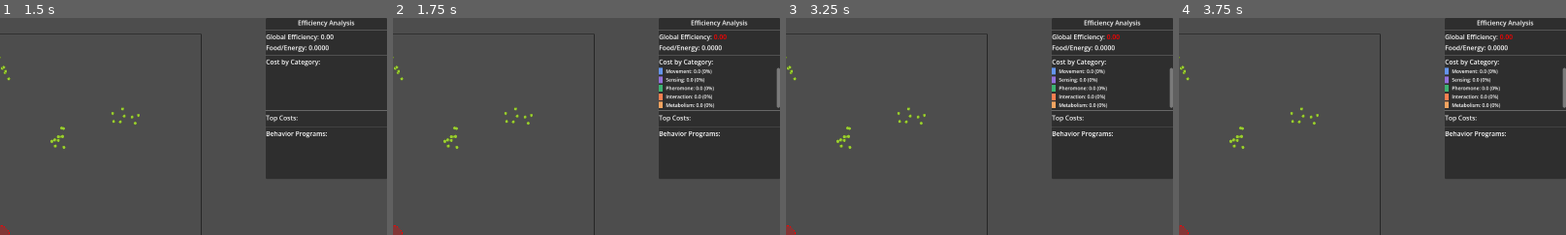
Above: before the commit, frames 1-4 (left to right).
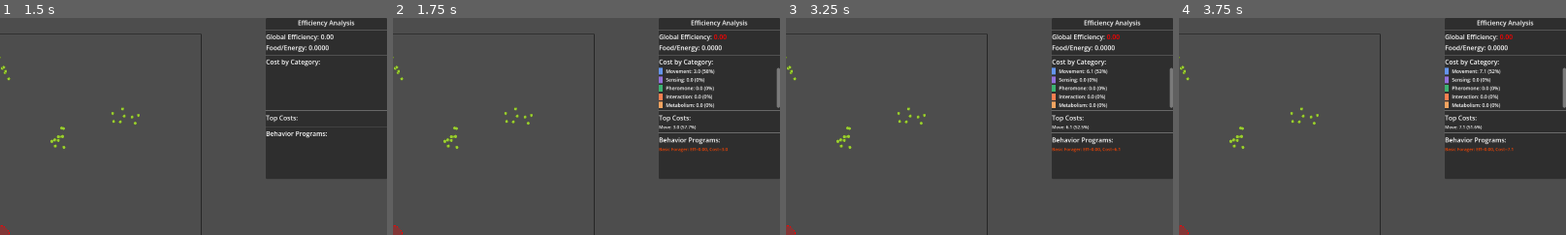
Above: after the commit, the same moments.

Repository: Ctharo/MoreAnts
Game: Godot game, scene res://scenes/main.tscn
Two runs of this game, one before a commit and one after it. Both use one fixed random seed, a clock stepped at 60 frames per second and the inputs below.
Inputs:
- Up to frame 1 (1.5 s): click "Spawn Food (F)" at 0.5 s; click "Show Efficiency Panel (E)" at 1.25 s
- Up to frame 2 (1.75 s): no input
- Up to frame 3 (3.25 s): click "Hide Efficiency Panel" at 2 s; click "Show Efficiency Panel" at 2.75 s
- Up to frame 4 (3.75 s): click "Pause" at 3.5 s
The pictures show only the part of the screen within x 50-100%, y 0-50%; the shares and areas given below are measured in that part.

Frame 1 is identical in both runs. In frame 2, 0.9% of the frame differs, in the area x 68-100%, y 23-63%; in frame 3, 0.9%; in frame 4, 0.9%.
Error before the commit: Invalid assignment of property or key 'tick_actions' with value of type 'Array' on a base object of type 'Resource (BehaviorState)'. (res://main.gd:295)

Commit message:
Add explicit array type annotations in forager creation
Explicitly cast arrays to their respective types (Array[BehaviorAction], Array[BehaviorTransition], Array[BehaviorState]) in the _create_default_forager function to improve type safety and clarity.

Diff:
--- a/main.gd
+++ b/main.gd
@@ -292,7 +292,7 @@
 	search_move.move_mode = 9  # WEIGHTED_BLEND
 	search_move.pheromone_name = "food_trail"
 	search_move.blend_weights = {"pheromone": 0.5, "random": 0.4, "nest": 0.1}
-	search_state.tick_actions = [search_move]
+	search_state.tick_actions = [search_move] as Array[BehaviorAction]
 
 	var found_food_trans = BehaviorTransitionScript.new()
 	found_food_trans.target_state = "Harvest"
@@ -311,7 +311,7 @@
 	low_energy_trans.condition = low_energy
 	low_energy_trans.priority = 5
 
-	search_state.transitions = [found_food_trans, low_energy_trans]
+	search_state.transitions = [found_food_trans, low_energy_trans] as Array[BehaviorTransition]
 
 	# Harvest state
 	var harvest_state = BehaviorStateScript.new()
@@ -326,7 +326,7 @@
 	pickup.pickup_target = 0  # NEAREST_FOOD
 	pickup.pickup_range = 15.0
 
-	harvest_state.tick_actions = [harvest_move, pickup]
+	harvest_state.tick_actions = [harvest_move, pickup] as Array[BehaviorAction]
 
 	var got_food_trans = BehaviorTransitionScript.new()
 	got_food_trans.target_state = "Return"
@@ -345,7 +345,7 @@
 	no_food_trans.priority = 5
 	no_food_trans.cooldown_ticks = 10
 
-	harvest_state.transitions = [got_food_trans, no_food_trans]
+	harvest_state.transitions = [got_food_trans, no_food_trans] as Array[BehaviorTransition]
 
 	# Return state
 	var return_state = BehaviorStateScript.new()
@@ -362,7 +362,7 @@
 	deposit_pheromone.max_amount = 5.0
 	deposit_pheromone.reference_distance = 300.0
 
-	return_state.tick_actions = [return_move, deposit_pheromone]
+	return_state.tick_actions = [return_move, deposit_pheromone] as Array[BehaviorAction]
 
 	var at_nest_trans = BehaviorTransitionScript.new()
 	at_nest_trans.target_state = "Deposit"
@@ -380,7 +380,7 @@
 	lost_food_trans.condition = not_carrying
 	lost_food_trans.priority = 5
 
-	return_state.transitions = [at_nest_trans, lost_food_trans]
+	return_state.transitions = [at_nest_trans, lost_food_trans] as Array[BehaviorTransition]
 
 	# Deposit state
 	var deposit_state = BehaviorStateScript.new()
@@ -391,7 +391,7 @@
 	drop.drop_mode = 1  # DROP_AT_NEST
 	drop.nest_threshold = 40.0
 
-	deposit_state.tick_actions = [drop]
+	deposit_state.tick_actions = [drop] as Array[BehaviorAction]
 
 	var deposited_trans = BehaviorTransitionScript.new()
 	deposited_trans.target_state = "Search"
@@ -400,9 +400,9 @@
 	deposited_trans.condition = empty_hands
 	deposited_trans.priority = 10
 
-	deposit_state.transitions = [deposited_trans]
-
-	program.states = [search_state, harvest_state, return_state, deposit_state]
+	deposit_state.transitions = [deposited_trans] as Array[BehaviorTransition]
+
+	program.states = [search_state, harvest_state, return_state, deposit_state] as Array[BehaviorState]
 	program.initial_state = "Search"
 
 	return program
